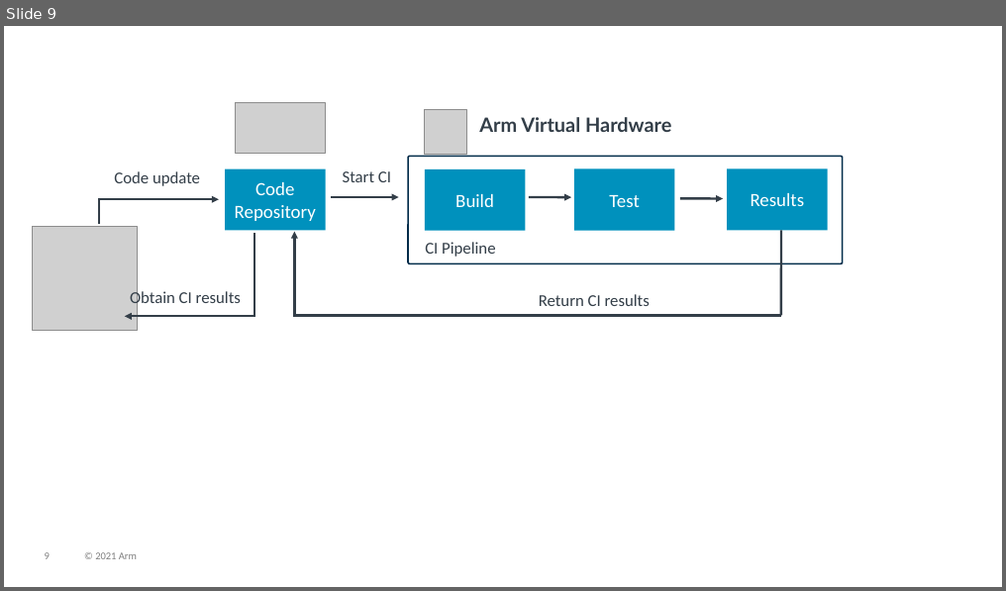
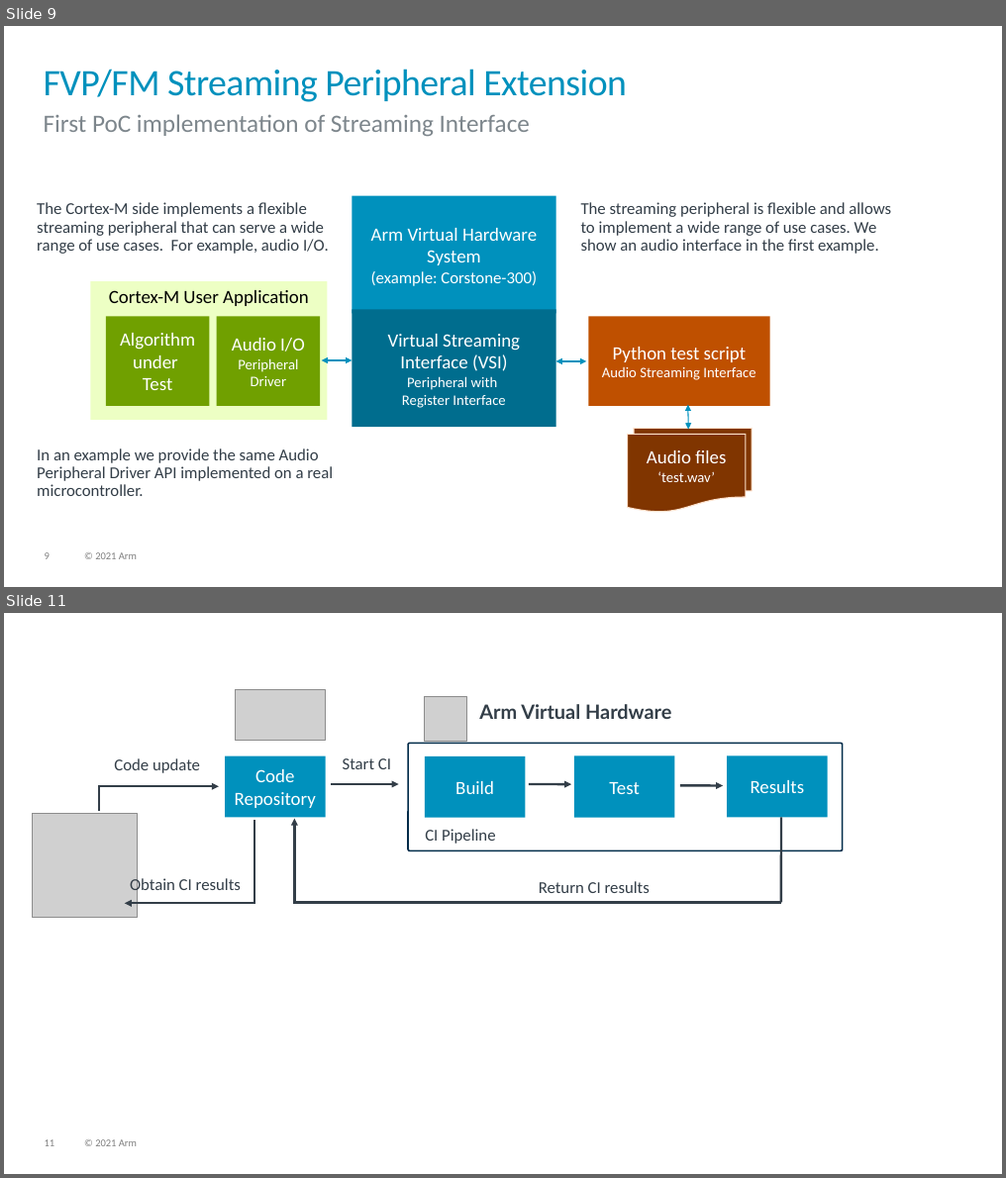
Before and after one commit to ARM-software/AVH, a slide deck: DoxyGen/overview/src/images/img_src.pptx. Shown one above the other, each under a label of ours: slide 9 before the commit, slides 9 and 11 after it; the slides between them are not shown. The pictures are 1006x591 and 1006x1178 pixels, drawn with LibreOffice and Linux fonts; fonts in the diff are those of the drawing; grey boxes stand for pictures; background and template pictures are left out. Boxes give left, top, right and bottom in pixels: in the first picture for what was removed or moved away, otherwise in the second. Text is boxed around its words. In the diff, an @@ line names an element or a change of style, - is before the commit and + after.

```diff
--- a/DoxyGen/overview/src/images/img_src.pptx
+++ b/DoxyGen/overview/src/images/img_src.pptx
@@ slide 9 added at (4, 26, 1002, 587), background #FFFFFF; not listed: 2 template elements that a slide beside it also shows @@
@@ title added at (44, 69, 627, 102), 36 pt, text #0091BD @@
+FVP/FM Streaming Peripheral Extension
@@ text added at (44, 114, 530, 137), 24 pt, text #7D868C @@
+First PoC implementation of Streaming Interface
@@ text added at (37, 202, 329, 254), 16 pt, text #333E48 @@
+The Cortex-M side implements a flexible streaming peripheral that can serve a wide range of use cases. For example, audio I/O.
@@ rectangle added at (352, 196, 556, 313), fill #0091BD, 18 pt, text #FFFFFF @@
+Arm Virtual Hardware System
+(example: Corstone-300)
@@ text added at (581, 202, 891, 254), 16 pt, text #333E48 @@
+The streaming peripheral is flexible and allows to implement a wide range of use cases. We show an audio interface in the first example.
@@ rectangle added at (91, 281, 328, 420), fill #EDFFC4, 18 pt, text #000000 @@
+Cortex-M User Application
@@ rectangle added at (106, 316, 209, 406), fill #70A000, 18 pt, text #FFFFFF @@
+Algorithm
+under
+Test
@@ rectangle added at (217, 316, 320, 406), fill #70A000, 14 pt, text #FFFFFF @@
+Audio I/O
+Peripheral Driver
@@ rectangle added at (352, 310, 556, 427), fill #006D8E, 14 pt, text #FFFFFF @@
+Virtual Streaming Interface (VSI)
+Peripheral with
+Register Interface
@@ rectangle added at (589, 316, 770, 406), fill #BF5000, 14 pt, text #FFFFFF @@
+Python test script
+Audio Streaming Interface
@@ double arrow added from (322, 361) to (352, 361), #0091BD 1 pt @@
@@ double arrow added from (555, 362) to (586, 362), #0091BD 1 pt @@
@@ double arrow added from (688, 430) to (688, 405), #0091BD 1 pt @@
@@ flow chart document added at (628, 435, 746, 513), fill #803600, outline #FFE1CC 1 pt, 18 pt, text #FFFFFF @@
+Audio files
+‘test.wav’
@@ flow chart document added at (634, 428, 751, 506), fill #803600, outline #FFE1CC 1 pt, 14 pt, text #FFFFFF @@
+Audio file
+‘test.wav’
@@ text added at (37, 449, 333, 496), 16 pt, text #333E48 @@
+In an example we provide the same Audio Peripheral Driver API implemented on a real microcontroller.
@@ what was slide 9 is now slide 11 @@
@@ page number at (45, 1140, 55, 1147): text changed @@
-9
+11
```
Also in this commit, not shown: 1 other slide added, 6 other files.
